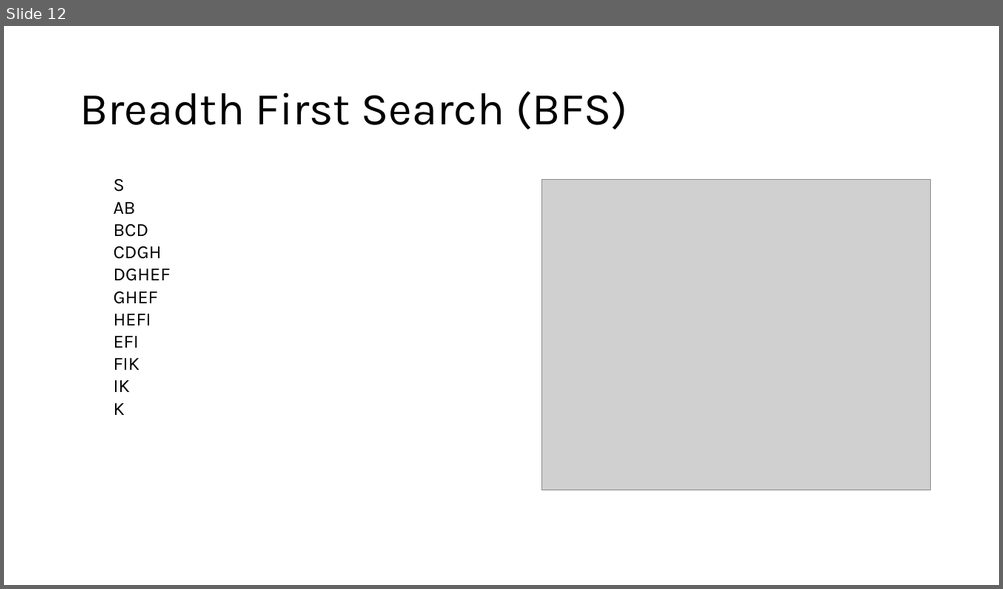
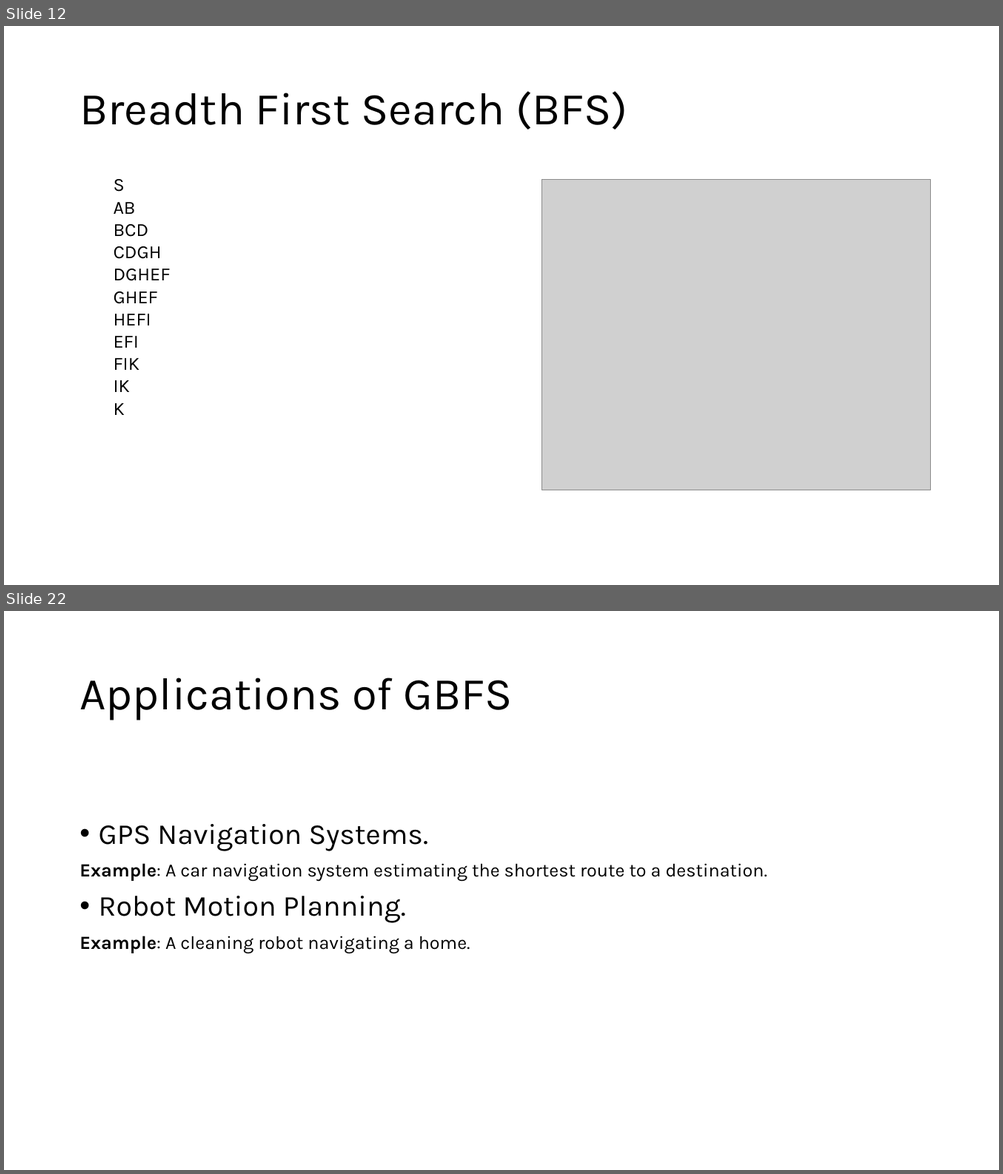
Before and after one commit to sdryasir/AI-Books, a slide deck: #1 Introduction to Artificial Intelligence (AI).pptx. Shown one above the other, each under a label of ours: slide 12 before the commit, slides 12 and 22 after it; the slides between them are not shown. The pictures are 1003x589 and 1003x1174 pixels, drawn with LibreOffice and Linux fonts; fonts in the diff are those of the drawing; grey boxes stand for pictures. Boxes give left, top, right and bottom in pixels: in the first picture for what was removed or moved away, otherwise in the second. Text is boxed around its words. In the diff, an @@ line names an element or a change of style, - is before the commit and + after.

```diff
--- a/#1 Introduction to Artificial Intelligence (AI).pptx
+++ b/#1 Introduction to Artificial Intelligence (AI).pptx
@@ slide 22 added at box(4, 611, 999, 1170), background #FFFFFF @@
@@ title added at box(79, 678, 512, 721), 44 pt, text #000000 @@
+Applications of GBFS
@@ text added at box(79, 824, 768, 954), 18 pt, text #000000 @@
+• GPS Navigation Systems.
+Example: A car navigation system estimating the shortest route to a destination.
+• Robot Motion Planning.
+Example: A cleaning robot navigating a home.
```
Also in this commit, not shown: 12 other slides added, 1 slide removed, 1 other file.
